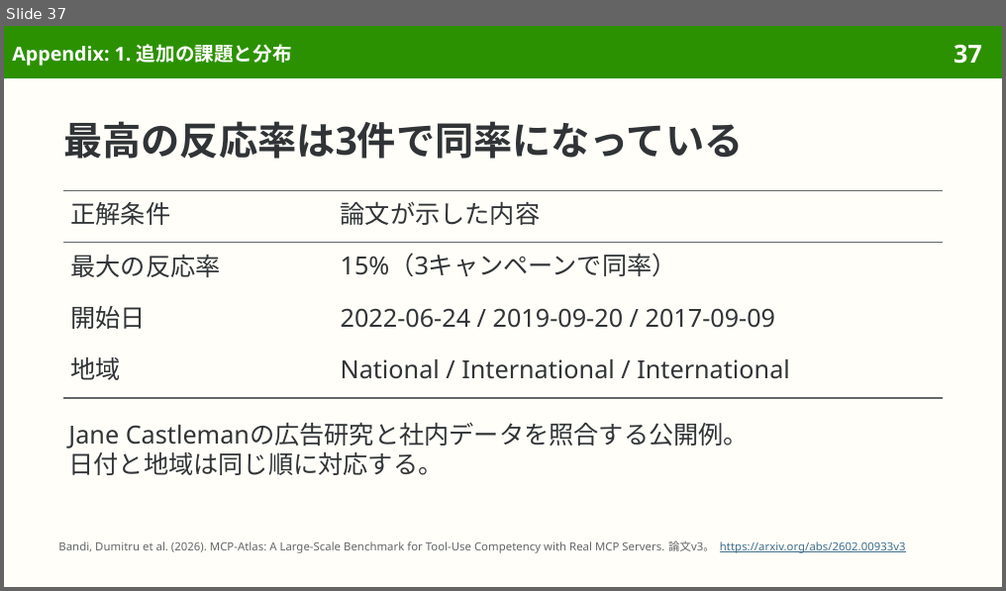
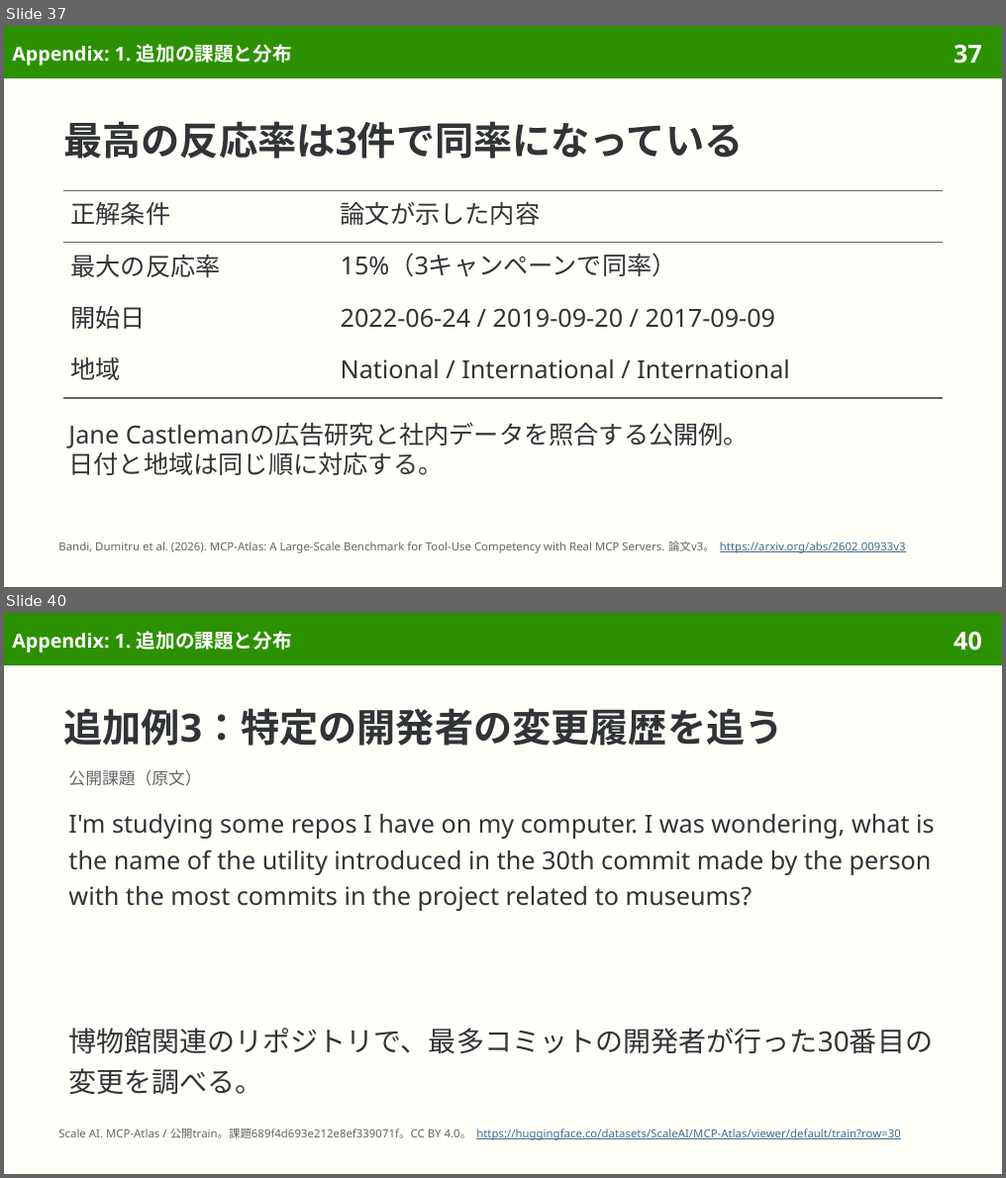
Before and after one commit to sasakiy84/datasets-in-10-minutes, a slide deck: slides/datasets-in-10-minutes-mcp-atlas.pptx. Shown one above the other, each under a label of ours: slide 37 before the commit, slides 37 and 40 after it; the slides between them are not shown. The pictures are 1006x591 and 1006x1178 pixels, drawn with LibreOffice and Linux fonts; fonts in the diff are those of the drawing. Boxes give left, top, right and bottom in pixels: in the first picture for what was removed or moved away, otherwise in the second. Text is boxed around its words. In the diff, an @@ line names an element or a change of style, - is before the commit and + after.

Commit message:
Expand MCP Atlas appendix to ten genuine additional examples

```diff
--- a/slides/datasets-in-10-minutes-mcp-atlas.pptx
+++ b/slides/datasets-in-10-minutes-mcp-atlas.pptx
@@ slide 40 added at bbox=[4, 613, 1002, 1174], background #FFFEF8; not listed: 2 template elements that a slide beside it also shows @@
@@ title added at bbox=[12, 631, 292, 653], 14 pt, text #FFFFFF, bold @@
+Appendix: 1. 追加の課題と分布
@@ title added at bbox=[63, 708, 783, 746], 28 pt, text #303437, bold @@
+追加例3：特定の開発者の変更履歴を追う
@@ text added at bbox=[68, 770, 201, 786], 12 pt, text #626669 @@
+公開課題（原文）
@@ text added at bbox=[68, 814, 935, 911], 18 pt, text #303437 @@
+I'm studying some repos I have on my computer. I was wondering, what is the name of the utility introduced in the 30th commit made by the person with the most commits in the project related to museums?
@@ text added at bbox=[68, 1028, 933, 1095], 20 pt, text #303437 @@
+博物館関連のリポジトリで、最多コミットの開発者が行った30番目の変更を調べる。
@@ text added at bbox=[58, 1129, 901, 1141], 8.1 pt, text #3F6F8F, underline @@
+Scale AI. MCP-Atlas / 公開train。課題689f4d693e212e8ef339071f。CC BY 4.0。 https://huggingface.co/datasets/ScaleAI/MCP-Atlas/viewer/default/train?row=30
```
Also in this commit, not shown: 1 slide changed, 17 other slides added, 4 other files.
